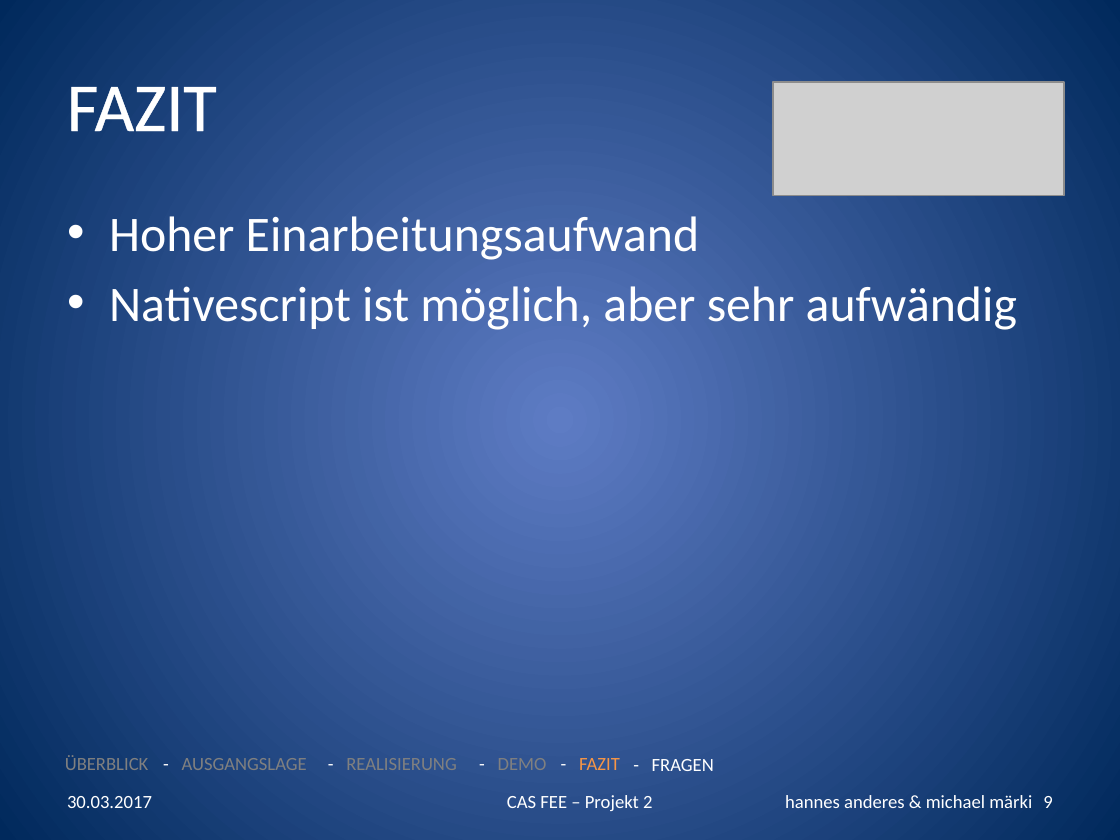
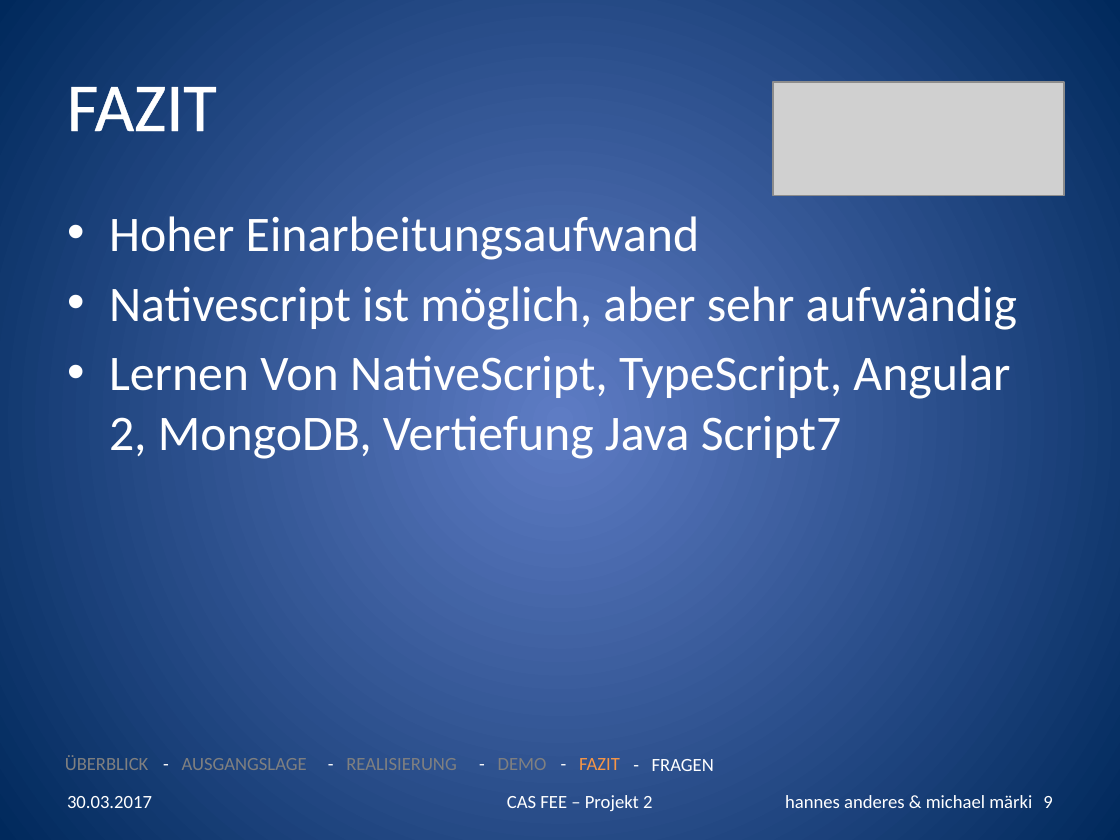
Before and after one commit to handeres/Pineapple, a slide deck: slide 9 of docs/CASFEE_2016_2017_Projekt2_handeres_mmaerki.pptx. Drawn at 1120x840 pixels with LibreOffice and Linux fonts; fonts in the diff are those of the drawing; grey boxes stand for pictures. Boxes give left, top, right and bottom in pixels: in the first picture for what was removed or moved away, otherwise in the second. Text is boxed around its words. In the diff, an @@ line names an element or a change of style, - is before the commit and + after.

Commit message:
Präsentation

```diff
--- a/docs/CASFEE_2016_2017_Projekt2_handeres_mmaerki.pptx
+++ b/docs/CASFEE_2016_2017_Projekt2_handeres_mmaerki.pptx
@@ text at bbox=[109, 355, 1010, 459]: paragraph added @@
+• Lernen Von NativeScript, TypeScript, Angular 2, MongoDB, Vertiefung Java Script7
```
